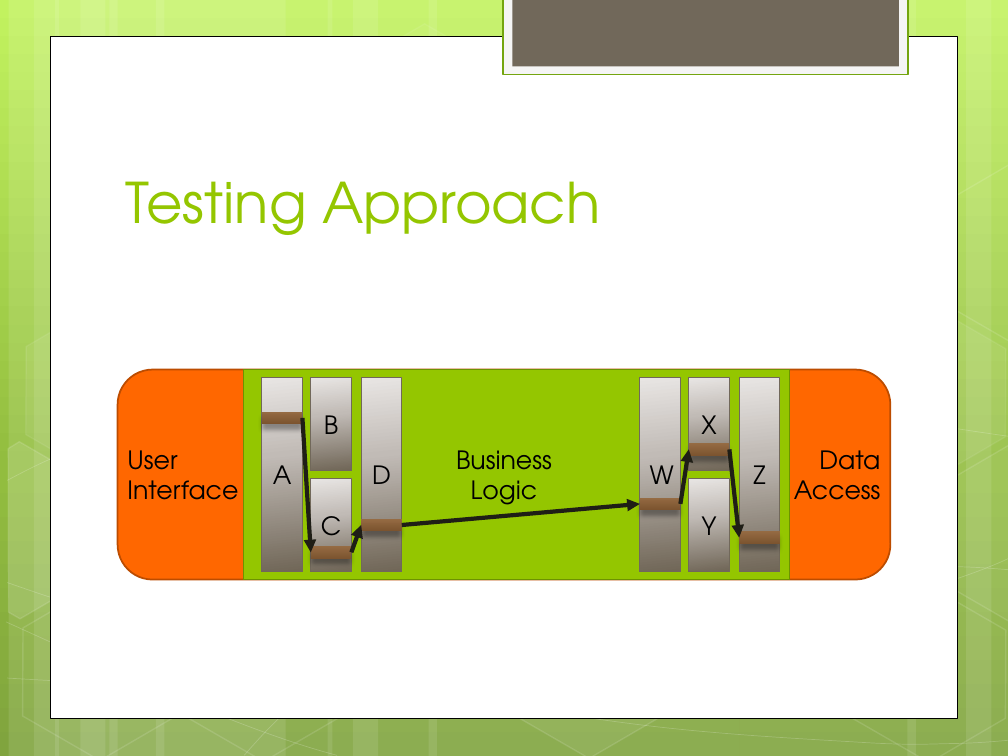
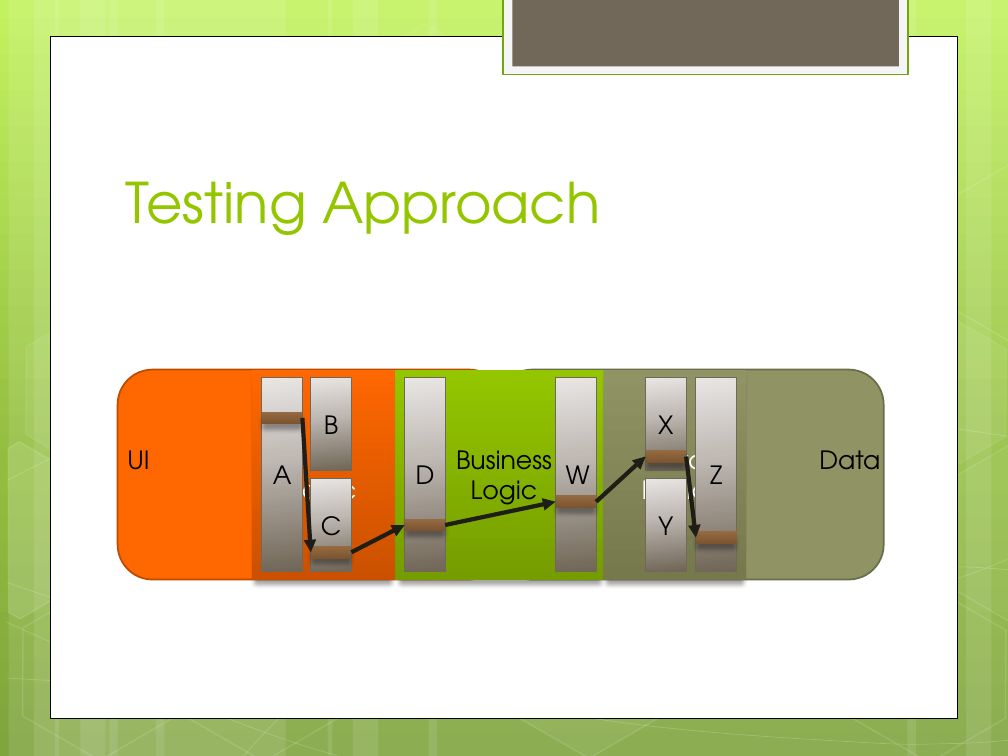
Before and after one commit to trayburn/Presentation-AdvancedTDD, a slide deck: slide 13 of Advanced Test Driven Development.pptx. Drawn at 1008x756 pixels with LibreOffice and Linux fonts; fonts in the diff are those of the drawing; background and template pictures are left out. Boxes give left, top, right and bottom in pixels: in the first picture for what was removed or moved away, otherwise in the second. Text is boxed around its words. In the diff, an @@ line names an element or a change of style, - is before the commit and + after.

```diff
--- a/Advanced Test Driven Development.pptx
+++ b/Advanced Test Driven Development.pptx
@@ rounded rectangle: place and size @@
-rounded rectangle at <box>118,370,891,580</box>
+rounded rectangle at <box>118,370,504,580</box>
@@ rectangle: place and size @@
-rectangle at <box>244,370,790,580</box>
+rectangle at <box>395,370,605,580</box>
@@ rectangle at <box>395,370,605,580</box>: fill #94C600 to gradient #94C600 to #769D00; outline #6D9200 1.25 pt to none; shadow on @@
@@ rectangle "D": place and size @@
-rectangle "D" at <box>361,378,401,572</box>
+rectangle "D" at <box>404,378,445,572</box>
@@ rectangle "W": place and size @@
-rectangle "W" at <box>640,378,680,572</box>
+rectangle "W" at <box>555,378,596,572</box>
@@ group added at <box>127,370,883,580</box>: 2 rectangles, 1 rounded rectangle, 1 text @@
+UI
+UI
+Logic
+Data
+Logic
@@ text removed at <box>127,450,238,500</box> @@
-User
-Interface
@@ arrow moved from (680, 504) - (688, 450) to (596, 502) - (645, 457) @@
@@ rectangle: place and size @@
-rectangle at <box>688,444,729,456</box>
+rectangle at <box>645,451,685,463</box>
@@ arrow moved from (730, 450) - (739, 537) to (686, 457) - (696, 537) @@
@@ text at <box>819,450,880,470</box>: text changed @@
-Data Access
+Data
@@ arrow moved from (402, 525) - (640, 504) to (446, 525) - (555, 502) @@
@@ rectangle: place and size @@
-rectangle at <box>640,498,680,510</box>
+rectangle at <box>555,496,596,508</box>
@@ arrow moved from (352, 552) - (361, 525) to (352, 552) - (404, 525) @@
@@ rectangle: place and size @@
-rectangle at <box>361,519,401,531</box>
+rectangle at <box>404,519,445,531</box>
@@ 4 rectangles: place and size @@
-4 rectangles at <box>688,378,779,572</box>
+4 rectangles at <box>645,378,736,572</box>
```
Also in this commit, not shown: 4 other slides changed.
